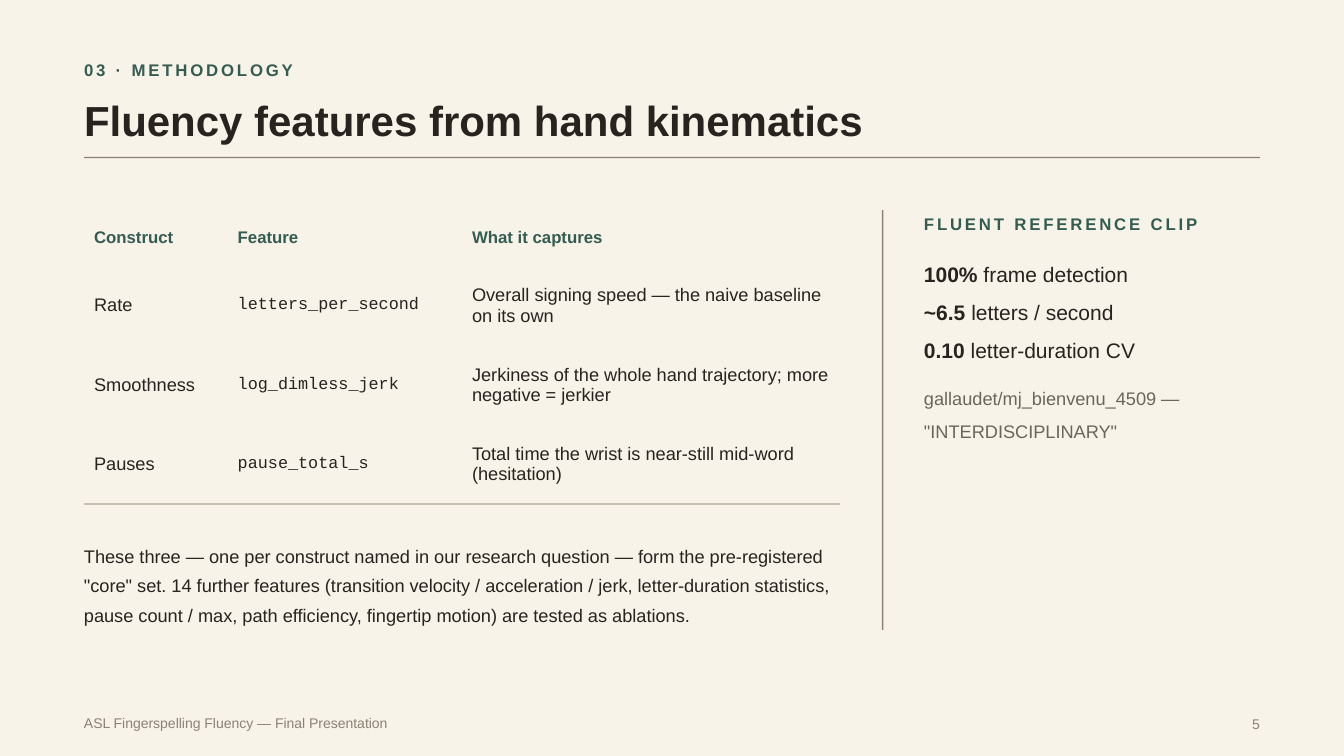
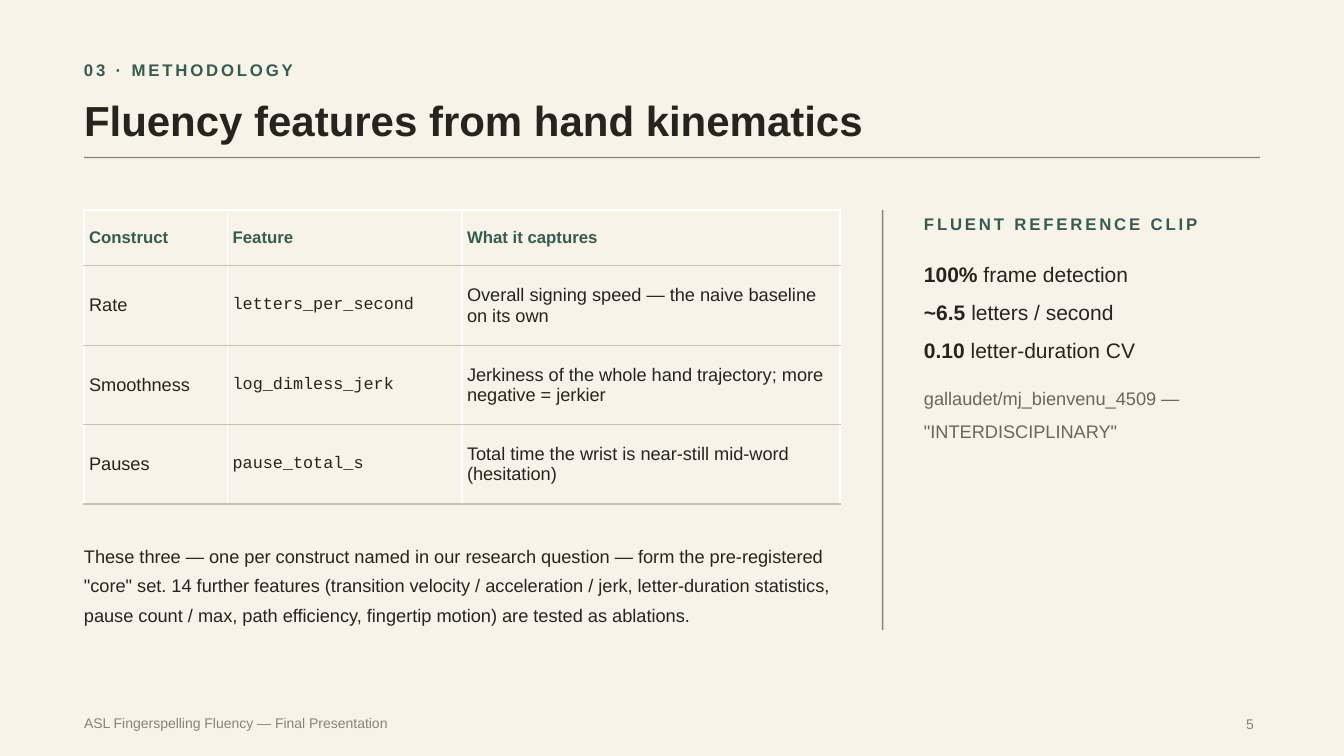
Before and after one commit to jasonkolodziej/cs-5243-901-project, a slide deck: slide 5 of ASL_Fingerspelling_Fluency-Final_Presentation.pptx. Drawn at 1344x756 pixels with LibreOffice and Linux fonts; fonts in the diff are those of the drawing. Boxes give left, top, right and bottom in pixels: in the first picture for what was removed or moved away, otherwise in the second. Text is boxed around its words. In the diff, an @@ line names an element or a change of style, - is before the commit and + after.

```diff
--- a/ASL_Fingerspelling_Fluency-Final_Presentation.pptx
+++ b/ASL_Fingerspelling_Fluency-Final_Presentation.pptx
@@ table at box(84, 210, 841, 504) @@
@@ borders changed @@
@@ text "5": place and size @@
-text "5" at box(1252, 719, 1260, 729)
+text "5" at box(1246, 719, 1254, 729)
```
Also in this commit, not shown: 16 other slides changed, 1 other file.
